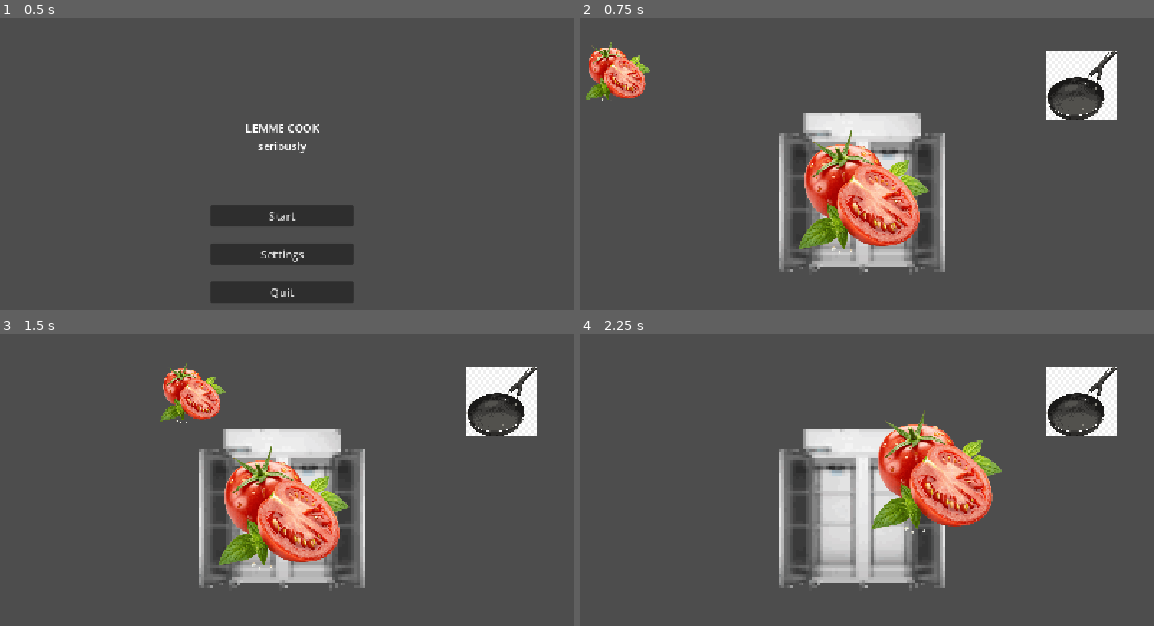
Above: before the commit, frames 1-4 (two rows, left to right).
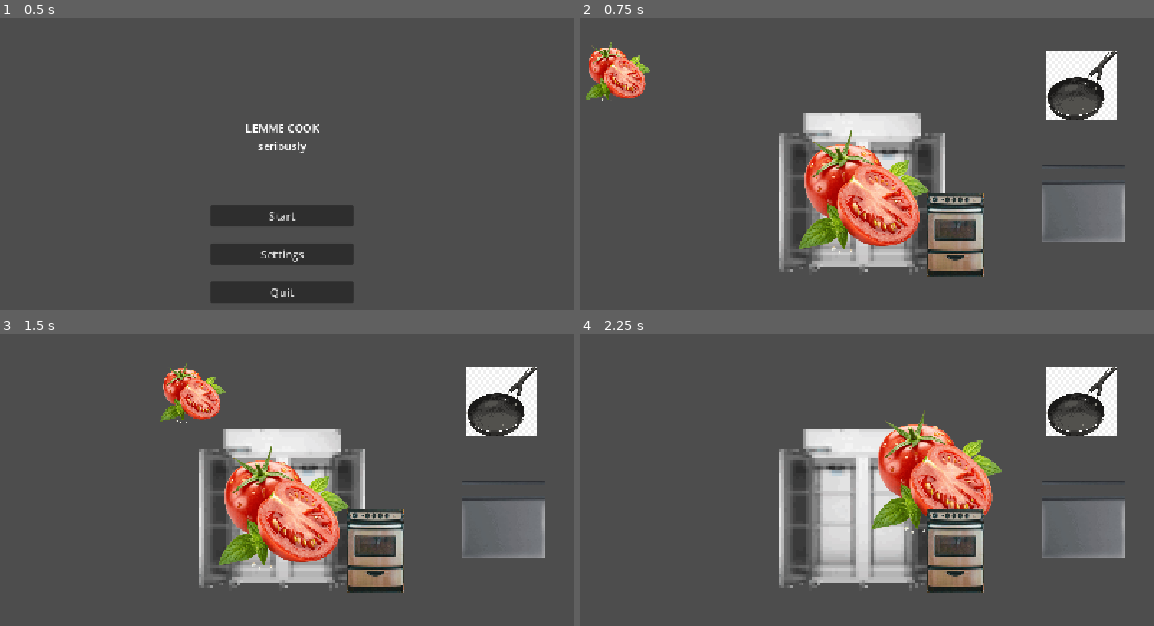
Above: after the commit, the same moments.

Repository: GrossKahn/lemme-cook
Game: Godot game, scene res://scenes/ui/menu.tscn
Same seed, same stepped clock (60 frames per second), same inputs: the game is played once before the commit and once after it.
Inputs (mouse positions are in pixels of both pictures, inside the frame that each line leads up to):
- Up to frame 1 (0.5 s): no input
- Up to frame 2 (0.75 s): click "Start" at 0.5 s
- Up to frame 3 (1.5 s): tap Enter at 1.25 s; drag from (34, 389) to (499, 401) at 1.27 s
- Up to frame 4 (2.25 s): drag from (861, 509) to (1079, 401) at 2.02 s

Frame 1 is identical in both runs. In frame 2, 5.1% of the frame differs, in the area x 60-95%, y 50-89%; in frame 3, 5.1%; in frame 4, 5.2%.

Commit message:
add some more kitchen

Diff:
--- a/scenes/GameManager.tscn
+++ b/scenes/GameManager.tscn
@@ -1,3 +1,6 @@
 [gd_scene format=3 uid="uid://b0v3kg3gys08c"]
 
+[ext_resource type="Script" uid="uid://btaj182udd13q" path="res://scripts/game_manager.gd" id="1_34tde"]
+
 [node name="GameManager" type="Node" unique_id=207368279]
+script = ExtResource("1_34tde")
--- a/scenes/Main.tscn
+++ b/scenes/Main.tscn
@@ -4,6 +4,8 @@
 [ext_resource type="PackedScene" uid="uid://vj0g2hergnvd" path="res://scenes/ingredient.tscn" id="1_elqb8"]
 [ext_resource type="Script" uid="uid://hwttka1r04u1" path="res://scenes/main.gd" id="1_rarhs"]
 [ext_resource type="PackedScene" uid="uid://bxf2a56p2je83" path="res://scenes/kitchen.tscn" id="4_rarhs"]
+[ext_resource type="PackedScene" uid="uid://8dhw6sccbdhk" path="res://scenes/bridge.tscn" id="5_vcsgt"]
+[ext_resource type="PackedScene" uid="uid://bfs1q8dhesx16" path="res://scenes/stove.tscn" id="6_c01mt"]
 
 [node name="Node2D" type="Node2D" unique_id=1583293859]
 script = ExtResource("1_rarhs")
@@ -17,4 +19,11 @@
 [node name="Camera2D" type="Camera2D" parent="." unique_id=164730218]
 
 [node name="Kitchen" parent="." unique_id=943151925 instance=ExtResource("4_rarhs")]
-[node name="Ingredient2" parent="." unique_id=1073637832 instance=ExtResource("1_elqb8")]
+
+[node name="Ingredient2" parent="." unique_id=2016581130 instance=ExtResource("1_elqb8")]
+
+[node name="Bridge" parent="." unique_id=1513341203 instance=ExtResource("5_vcsgt")]
+position = Vector2(319, -40)
+
+[node name="Stove" parent="." unique_id=455412022 instance=ExtResource("6_c01mt")]
+position = Vector2(134, 60)
--- /dev/null
+++ b/scenes/bridge.tscn
@@ -0,0 +1,13 @@
+[gd_scene format=3 uid="uid://8dhw6sccbdhk"]
+
+[ext_resource type="Texture2D" uid="uid://dtgsb88mb7240" path="res://assets/appliance/recipe-holder-psx.jpg" id="1_im2sa"]
+[ext_resource type="Texture2D" uid="uid://dny4efosttg3b" path="res://assets/appliance/kitchen-bridge-psx.jpg" id="2_1q54l"]
+
+[node name="Bridge" type="Area2D" unique_id=1513341203]
+
+[node name="SpriteTickets" type="Sprite2D" parent="." unique_id=690139530]
+texture = ExtResource("1_im2sa")
+
+[node name="SpriteBridge" type="Sprite2D" parent="." unique_id=1195190396]
+position = Vector2(0, 65)
+texture = ExtResource("2_1q54l")
--- /dev/null
+++ b/scenes/stove.tscn
@@ -0,0 +1,8 @@
+[gd_scene format=3 uid="uid://bfs1q8dhesx16"]
+
+[ext_resource type="Texture2D" uid="uid://cho7ut02dm73k" path="res://assets/appliance/placeholder-stove-psx.jpg" id="1_bocw4"]
+
+[node name="Stove" type="Area2D" unique_id=455412022]
+
+[node name="Sprite2D" type="Sprite2D" parent="." unique_id=603588295]
+texture = ExtResource("1_bocw4")
